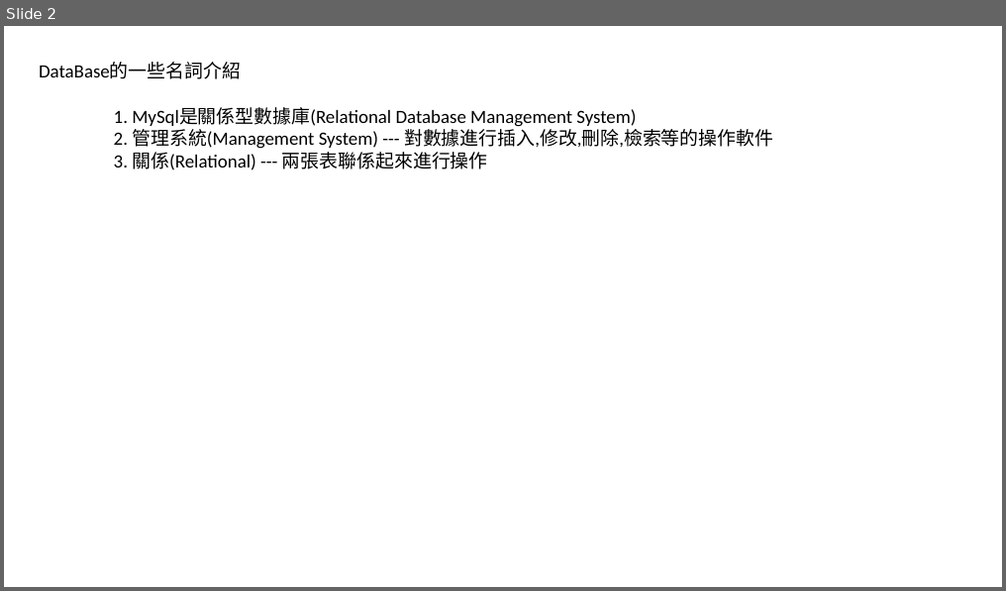
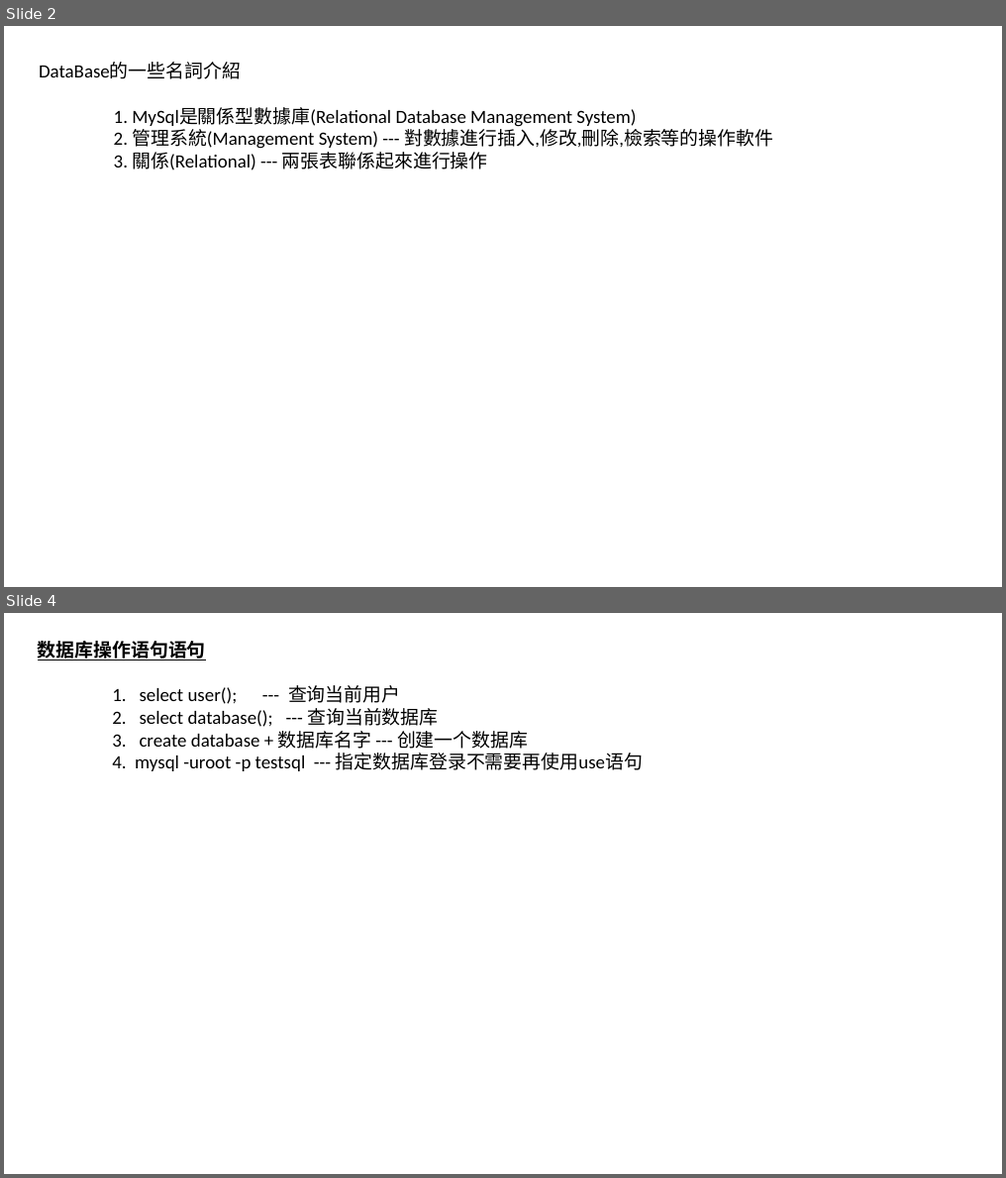
Before and after one commit to luchaojun/ChaojunStudy, a slide deck: DatabaseStudy/MySQL.pptx. Shown one above the other, each under a label of ours: slide 2 before the commit, slides 2 and 4 after it; the slides between them are not shown. The pictures are 1006x591 and 1006x1178 pixels, drawn with LibreOffice and Linux fonts; fonts in the diff are those of the drawing. Boxes give left, top, right and bottom in pixels: in the first picture for what was removed or moved away, otherwise in the second. Text is boxed around its words. In the diff, an @@ line names an element or a change of style, - is before the commit and + after.

Commit message:
Add the mysql into pptx. Add the MysqlData

```diff
--- a/DatabaseStudy/MySQL.pptx
+++ b/DatabaseStudy/MySQL.pptx
@@ slide 4 added at (4,613,1002,1174), background #FFFFFF @@
@@ text added at (38,641,643,771), 18 pt, text #000000 @@
+数据库操作语句语句
+1. select user(); --- 查询当前用户
+2. select database(); --- 查询当前数据库
+3. create database + 数据库名字 --- 创建一个数据库
+4. mysql -uroot -p testsql --- 指定数据库登录不需要再使用use语句
```
Also in this commit, not shown: 1 other slide added, 1 other file.
